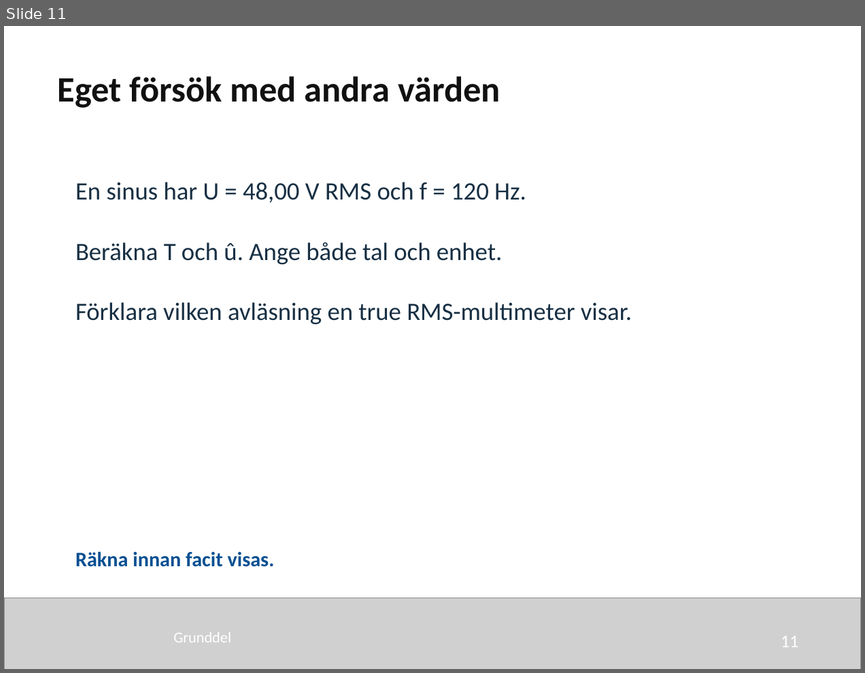
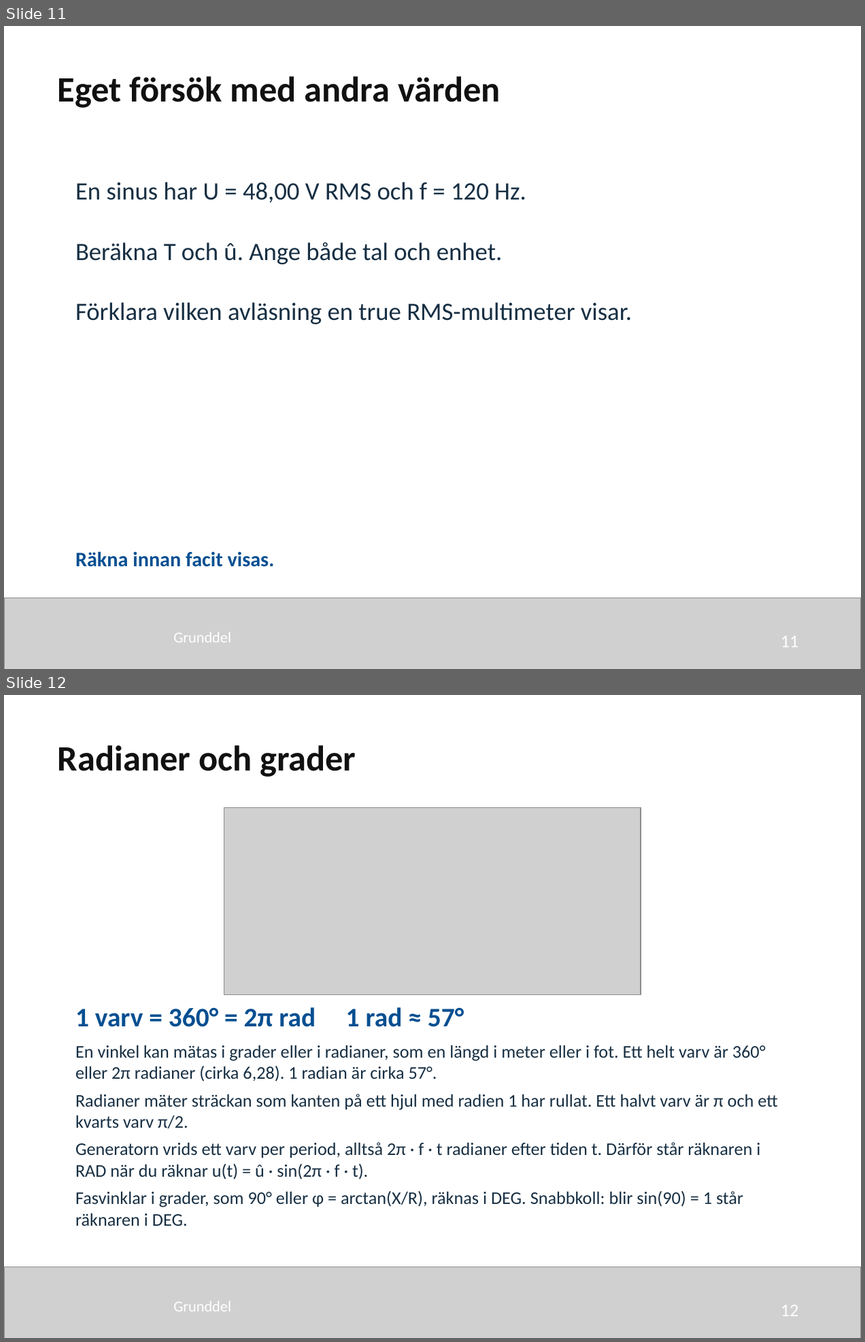
Before and after one commit to nj22az/nj22az.github.io, a slide deck: sjoskolan/vecka-40/aktuell/v40_01_Sinusformad_vaxelspanning_elev.pptx. Shown one above the other, each under a label of ours: slide 11 before the commit, slides 11 and 12 after it. The pictures are 865x673 and 865x1342 pixels, drawn with LibreOffice and Linux fonts; fonts in the diff are those of the drawing; grey boxes stand for pictures. Boxes give left, top, right and bottom in pixels: in the first picture for what was removed or moved away, otherwise in the second. Text is boxed around its words. In the diff, an @@ line names an element or a change of style, - is before the commit and + after.

```diff
--- a/sjoskolan/vecka-40/aktuell/v40_01_Sinusformad_vaxelspanning_elev.pptx
+++ b/sjoskolan/vecka-40/aktuell/v40_01_Sinusformad_vaxelspanning_elev.pptx
@@ slide 12 added at bbox=[4, 695, 861, 1338], background #FFFFFF @@
@@ text added at bbox=[58, 745, 356, 777], 30 pt, text #111111, bold @@
+Radianer och grader
@@ picture added at bbox=[224, 807, 640, 995] @@
@@ text added at bbox=[75, 1007, 464, 1027], 22.5 pt, text #064F91, bold @@
+1 varv = 360° = 2π rad 1 rad ≈ 57°
@@ text added at bbox=[75, 1045, 778, 1225], 15 pt, text #172F43 @@
+En vinkel kan mätas i grader eller i radianer, som en längd i meter eller i fot. Ett helt varv är 360° eller 2π radianer (cirka 6,28). 1 radian är cirka 57°.
+Radianer mäter sträckan som kanten på ett hjul med radien 1 har rullat. Ett halvt varv är π och ett kvarts varv π/2.
+Generatorn vrids ett varv per period, alltså 2π · f · t radianer efter tiden t. Därför står räknaren i RAD när du räknar u(t) = û · sin(2π · f · t).
+Fasvinklar i grader, som 90° eller φ = arctan(X/R), räknas i DEG. Snabbkoll: blir sin(90) = 1 står räknaren i DEG.
@@ picture added at bbox=[4, 1266, 861, 1338] @@
@@ text added at bbox=[173, 1301, 231, 1311], 12.8 pt, text #FFFFFF @@
+Grunddel
@@ text added at bbox=[781, 1304, 799, 1316], 15 pt, text #FFFFFF @@
+12
```
Also in this commit, not shown: 6 slides changed, 41 other files.
